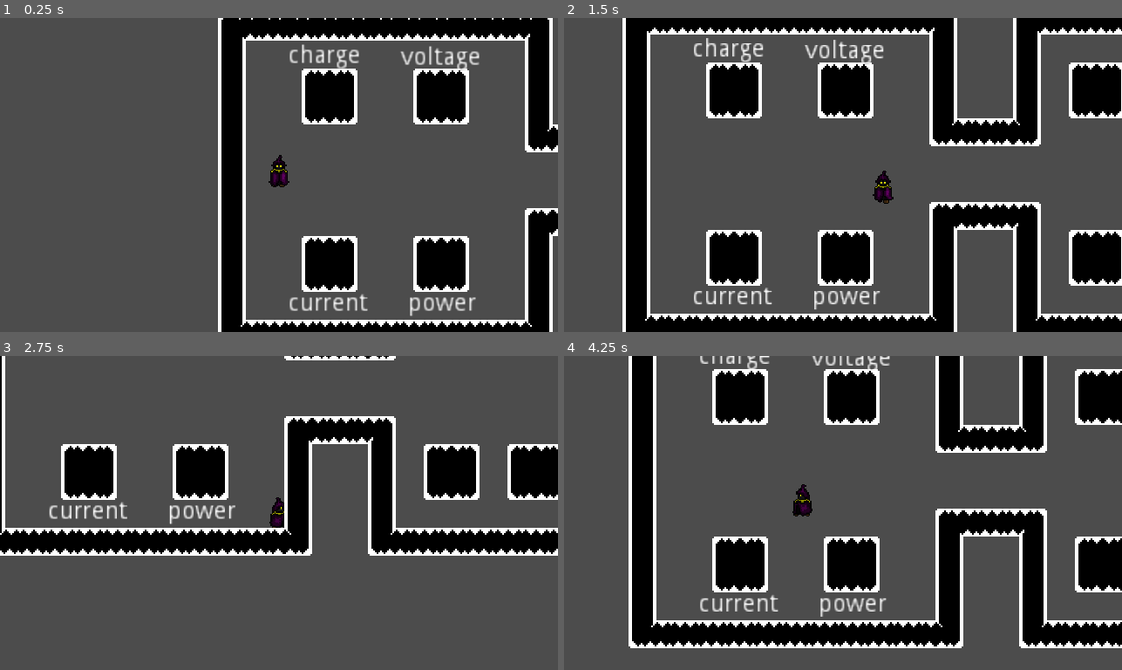
Above: before the commit, frames 1-4 (two rows, left to right).
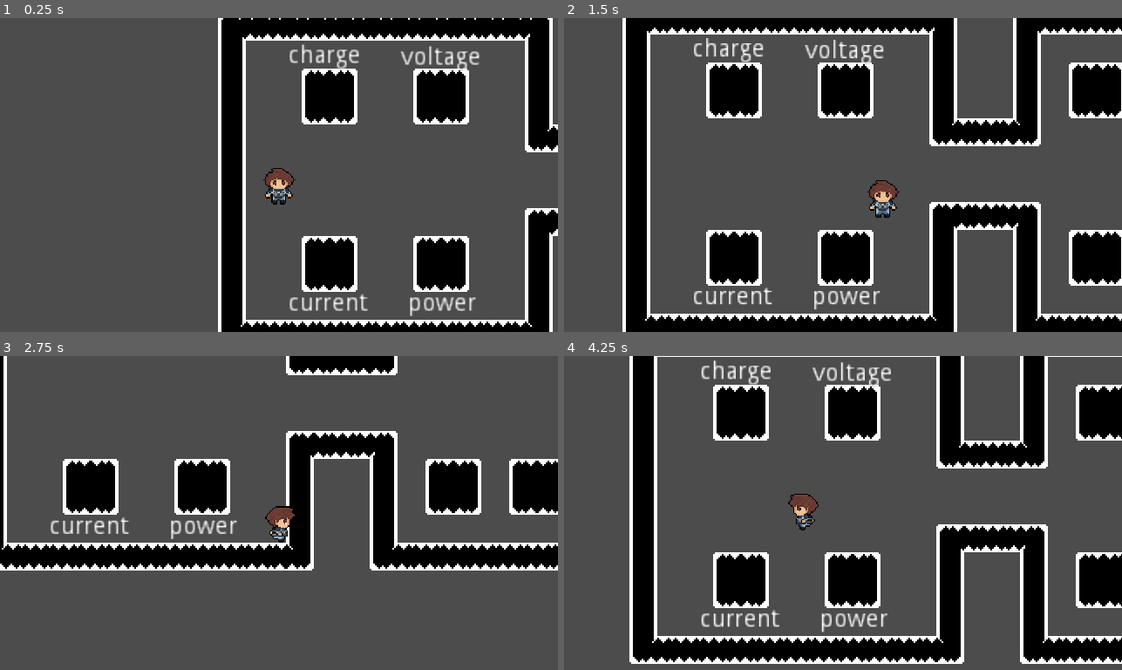
Above: after the commit, the same moments.

Repository: gabrielpisla/Thesis
Game: Godot game, scene res://World/World.tscn
The game is run twice, just before and just after one commit, with the same random seed, the same clock (stepped at 60 frames per second) and the same inputs.
Inputs:
- Up to frame 1 (0.25 s): no input
- Up to frame 2 (1.5 s): tap Enter at 0.5 s; hold Right (ui_right) 0.53-1.28 s; hold Down (ui_down) from 1.28 s (still down)
- Up to frame 3 (2.75 s): release Down (ui_down) at 2.03 s; hold Right (ui_right) from 2.03 s (still down)
- Up to frame 4 (4.25 s): release Right (ui_right) at 2.78 s; hold Up (ui_up) 2.78-3.53 s; hold Left (ui_left) from 3.53 s (still down)

The runs differ from the first frame. In frame 1, 0.5% of the frame differs, in the area x 47-53%, y 43-60%; in frame 2, 0.5%; in frame 3, 20%; in frame 4, 23%, in the area x 11-100%, y 0-99%.

Commit message:
Updated sprites added.

Diff:
--- a/untitled/Characters/Player/Animation/IdleBack.tres
+++ b/untitled/Characters/Player/Animation/IdleBack.tres
@@ -2,7 +2,7 @@
 
 [resource]
 resource_name = "Idle (Back)"
-length = 0.6
+length = 0.1
 loop = true
 tracks/0/type = "value"
 tracks/0/path = NodePath("Sprite:frame")
@@ -11,8 +11,8 @@
 tracks/0/imported = false
 tracks/0/enabled = true
 tracks/0/keys = {
-"times": PoolRealArray( 0, 0.1, 0.2, 0.3, 0.5 ),
-"transitions": PoolRealArray( 1, 1, 1, 1, 1 ),
+"times": PoolRealArray( 0 ),
+"transitions": PoolRealArray( 1 ),
 "update": 1,
-"values": [ 0, 2, 3, 4, 0 ]
+"values": [ 16 ]
 }
--- a/untitled/Characters/Player/Animation/IdleFront.tres
+++ b/untitled/Characters/Player/Animation/IdleFront.tres
@@ -2,17 +2,17 @@
 
 [resource]
 resource_name = "Idle (Front)"
-length = 0.6
+length = 0.1
 loop = true
 tracks/0/type = "value"
 tracks/0/path = NodePath("Sprite:frame")
-tracks/0/interp = 2
+tracks/0/interp = 1
 tracks/0/loop_wrap = true
 tracks/0/imported = false
 tracks/0/enabled = true
 tracks/0/keys = {
-"times": PoolRealArray( 0, 0.1, 0.2, 0.3, 0.5 ),
-"transitions": PoolRealArray( 1, 1, 1, 1, 1 ),
+"times": PoolRealArray( 0 ),
+"transitions": PoolRealArray( 1 ),
 "update": 1,
-"values": [ 10, 11, 12, 13, 14 ]
+"values": [ 0 ]
 }
--- a/untitled/Characters/Player/Animation/IdleLeft.tres
+++ b/untitled/Characters/Player/Animation/IdleLeft.tres
@@ -2,7 +2,7 @@
 
 [resource]
 resource_name = "Idle (Left)"
-length = 0.6
+length = 0.1
 loop = true
 tracks/0/type = "value"
 tracks/0/path = NodePath("Sprite:frame")
@@ -11,8 +11,8 @@
 tracks/0/imported = false
 tracks/0/enabled = true
 tracks/0/keys = {
-"times": PoolRealArray( 0, 0.1, 0.2, 0.3, 0.5 ),
-"transitions": PoolRealArray( 1, 1, 1, 1, 1 ),
+"times": PoolRealArray( 0 ),
+"transitions": PoolRealArray( 1 ),
 "update": 1,
-"values": [ 20, 22, 23, 24, 20 ]
+"values": [ 8 ]
 }
--- a/untitled/Characters/Player/Animation/IdleRight.tres
+++ b/untitled/Characters/Player/Animation/IdleRight.tres
@@ -2,7 +2,7 @@
 
 [resource]
 resource_name = "Idle (Right)"
-length = 0.6
+length = 0.1
 loop = true
 tracks/0/type = "value"
 tracks/0/path = NodePath("Sprite:frame")
@@ -11,8 +11,8 @@
 tracks/0/imported = false
 tracks/0/enabled = true
 tracks/0/keys = {
-"times": PoolRealArray( 0, 0.1, 0.2, 0.3, 0.5 ),
-"transitions": PoolRealArray( 1, 1, 1, 1, 1 ),
+"times": PoolRealArray( 0 ),
+"transitions": PoolRealArray( 1 ),
 "update": 1,
-"values": [ 30, 32, 33, 34, 30 ]
+"values": [ 24 ]
 }
--- a/untitled/Characters/Player/Animation/WalkBack.tres
+++ b/untitled/Characters/Player/Animation/WalkBack.tres
@@ -2,6 +2,7 @@
 
 [resource]
 resource_name = "Walk (Back)"
+length = 0.3
 loop = true
 tracks/0/type = "value"
 tracks/0/path = NodePath("Sprite:frame")
@@ -10,8 +11,8 @@
 tracks/0/imported = false
 tracks/0/enabled = true
 tracks/0/keys = {
-"times": PoolRealArray( 0, 0.1, 0.2, 0.3, 0.4, 0.5, 0.6, 0.7, 0.8, 0.9 ),
-"transitions": PoolRealArray( 1, 1, 1, 1, 1, 1, 1, 1, 1, 1 ),
+"times": PoolRealArray( 0, 0.1, 0.2 ),
+"transitions": PoolRealArray( 1, 1, 1 ),
 "update": 1,
-"values": [ 41, 42, 43, 44, 45, 46, 47, 48, 49, 40 ]
+"values": [ 17, 18, 19 ]
 }
--- a/untitled/Characters/Player/Animation/WalkFront.tres
+++ b/untitled/Characters/Player/Animation/WalkFront.tres
@@ -2,6 +2,7 @@
 
 [resource]
 resource_name = "Walk (Front)"
+length = 0.3
 loop = true
 tracks/0/type = "value"
 tracks/0/path = NodePath("Sprite:frame")
@@ -10,8 +11,8 @@
 tracks/0/imported = false
 tracks/0/enabled = true
 tracks/0/keys = {
-"times": PoolRealArray( 0, 0.1, 0.2, 0.3, 0.4, 0.5, 0.6, 0.7, 0.8, 0.9 ),
-"transitions": PoolRealArray( 1, 1, 1, 1, 1, 1, 1, 1, 1, 1 ),
+"times": PoolRealArray( 0, 0.1, 0.2 ),
+"transitions": PoolRealArray( 1, 1, 1 ),
 "update": 1,
-"values": [ 51, 52, 53, 54, 55, 56, 57, 58, 59, 50 ]
+"values": [ 1, 2, 3 ]
 }
--- a/untitled/Characters/Player/Animation/WalkLeft.tres
+++ b/untitled/Characters/Player/Animation/WalkLeft.tres
@@ -2,6 +2,7 @@
 
 [resource]
 resource_name = "Walk (Left)"
+length = 0.3
 loop = true
 tracks/0/type = "value"
 tracks/0/path = NodePath("Sprite:frame")
@@ -10,8 +11,8 @@
 tracks/0/imported = false
 tracks/0/enabled = true
 tracks/0/keys = {
-"times": PoolRealArray( 0, 0.1, 0.2, 0.3, 0.4, 0.5, 0.6, 0.7, 0.8, 0.9 ),
-"transitions": PoolRealArray( 1, 1, 1, 1, 1, 1, 1, 1, 1, 1 ),
+"times": PoolRealArray( 0.00045041, 0.1, 0.2 ),
+"transitions": PoolRealArray( 1, 1, 1 ),
 "update": 1,
-"values": [ 61, 62, 63, 64, 65, 66, 67, 68, 69, 60 ]
+"values": [ 9, 10, 11 ]
 }
--- a/untitled/Characters/Player/Player.gd
+++ b/untitled/Characters/Player/Player.gd
@@ -48,7 +48,7 @@
 			elif input_vector.y > 0:
 				spriteAnimator.play("Walk (Front)")
 		elif input_vector.x != 0:
-			sprite.scale.x = sign(input_vector.x) * 0.362
+			sprite.scale.x = sign(input_vector.x) * 0.724
 			spriteAnimator.play("Walk (Right)")
 	else:
 		if input_vector_hist.x > 0:
--- a/untitled/Characters/Player/Player.tscn
+++ b/untitled/Characters/Player/Player.tscn
@@ -1,20 +1,22 @@
-[gd_scene load_steps=12 format=2]
+[gd_scene load_steps=16 format=2]
 
-[ext_resource path="res://Characters/Player/player_mage_sheet.png" type="Texture" id=1]
-[ext_resource path="res://Characters/Player/Animation/WalkFront.tres" type="Animation" id=2]
-[ext_resource path="res://Characters/Player/Animation/IdleRight.tres" type="Animation" id=3]
-[ext_resource path="res://Characters/Player/Animation/WalkBack.tres" type="Animation" id=4]
-[ext_resource path="res://Characters/Player/Animation/IdleFront.tres" type="Animation" id=5]
-[ext_resource path="res://Characters/Player/Animation/IdleBack.tres" type="Animation" id=6]
-[ext_resource path="res://Characters/Player/Animation/IdleLeft.tres" type="Animation" id=7]
-[ext_resource path="res://Characters/Player/Animation/WalkLeft.tres" type="Animation" id=8]
-[ext_resource path="res://Characters/Player/Player.gd" type="Script" id=9]
+[ext_resource path="res://Characters/Player/Player.gd" type="Script" id=1]
+[ext_resource path="res://Characters/Player/character_movement_sheet.png" type="Texture" id=2]
+[ext_resource path="res://Characters/Player/Animation/IdleBack.tres" type="Animation" id=3]
+[ext_resource path="res://Characters/Player/Animation/IdleFront.tres" type="Animation" id=4]
+[ext_resource path="res://Characters/Player/Animation/IdleLeft.tres" type="Animation" id=5]
+[ext_resource path="res://Characters/Player/Animation/IdleRight.tres" type="Animation" id=6]
+[ext_resource path="res://Characters/Player/Animation/WalkBack.tres" type="Animation" id=7]
+[ext_resource path="res://Characters/Player/Animation/WalkFront.tres" type="Animation" id=8]
+[ext_resource path="res://Characters/Player/Animation/WalkLeft.tres" type="Animation" id=9]
 
-[sub_resource type="RectangleShape2D" id=1]
-extents = Vector2( 3, 7 )
+[sub_resource type="CapsuleShape2D" id=1]
+radius = 4.19788
+height = 5.94353
 
-[sub_resource type="Animation" id=2]
-resource_name = "Walk (Right)"
+[sub_resource type="Animation" id=3]
+resource_name = "Walk (Back-Left)"
+length = 0.3
 loop = true
 tracks/0/type = "value"
 tracks/0/path = NodePath("Sprite:frame")
@@ -23,39 +25,111 @@
 tracks/0/imported = false
 tracks/0/enabled = true
 tracks/0/keys = {
-"times": PoolRealArray( 0, 0.1, 0.2, 0.3, 0.4, 0.5, 0.6, 0.7, 0.8, 0.9 ),
-"transitions": PoolRealArray( 1, 1, 1, 1, 1, 1, 1, 1, 1, 1 ),
+"times": PoolRealArray( 0, 0.1, 0.2 ),
+"transitions": PoolRealArray( 1, 1, 1 ),
 "update": 1,
-"values": [ 71, 72, 73, 74, 75, 76, 77, 78, 79, 70 ]
+"values": [ 31, 30, 29 ]
+}
+
+[sub_resource type="Animation" id=4]
+resource_name = "Walk (Back-Right)"
+length = 0.3
+loop = true
+tracks/0/type = "value"
+tracks/0/path = NodePath("Sprite:frame")
+tracks/0/interp = 1
+tracks/0/loop_wrap = true
+tracks/0/imported = false
+tracks/0/enabled = true
+tracks/0/keys = {
+"times": PoolRealArray( 0, 0.1, 0.2 ),
+"transitions": PoolRealArray( 1, 1, 1 ),
+"update": 1,
+"values": [ 20, 21, 22 ]
+}
+
+[sub_resource type="Animation" id=6]
+resource_name = "Walk (Front-Left)"
+length = 0.3
+loop = true
+tracks/0/type = "value"
+tracks/0/path = NodePath("Sprite:frame")
+tracks/0/interp = 1
+tracks/0/loop_wrap = true
+tracks/0/imported = false
+tracks/0/enabled = true
+tracks/0/keys = {
+"times": PoolRealArray( 0, 0.1, 0.2 ),
+"transitions": PoolRealArray( 1, 1, 1 ),
+"update": 1,
+"values": [ 5, 6, 7 ]
+}
+
+[sub_resource type="Animation" id=5]
+resource_name = "Walk (Front-Right)"
+length = 0.3
+loop = true
+tracks/0/type = "value"
+tracks/0/path = NodePath("Sprite:frame")
+tracks/0/interp = 1
+tracks/0/loop_wrap = true
+tracks/0/imported = false
+tracks/0/enabled = true
+tracks/0/keys = {
+"times": PoolRealArray( 0, 0.1, 0.2 ),
+"transitions": PoolRealArray( 1, 1, 1 ),
+"update": 1,
+"values": [ 14, 13, 12 ]
+}
+
+[sub_resource type="Animation" id=2]
+resource_name = "Walk (Right)"
+length = 0.3
+loop = true
+tracks/0/type = "value"
+tracks/0/path = NodePath("Sprite:frame")
+tracks/0/interp = 1
+tracks/0/loop_wrap = true
+tracks/0/imported = false
+tracks/0/enabled = true
+tracks/0/keys = {
+"times": PoolRealArray( 0, 0.1, 0.2 ),
+"transitions": PoolRealArray( 1, 1, 1 ),
+"update": 1,
+"values": [ 25, 26, 27 ]
 }
 
 [node name="Player" type="KinematicBody2D"]
-script = ExtResource( 9 )
+script = ExtResource( 1 )
 ACCELERATION = 600
 MAX_SPEED = 140
 FRICTION = 0.75
 
 [node name="Sprite" type="Sprite" parent="."]
-position = Vector2( 0, -10 )
-scale = Vector2( 0.362, 0.319 )
-texture = ExtResource( 1 )
-vframes = 8
-hframes = 10
-frame = 20
+position = Vector2( 0.599556, -1.94857 )
+scale = Vector2( 0.72364, 0.72364 )
+texture = ExtResource( 2 )
+vframes = 4
+hframes = 8
+frame = 30
 
 [node name="Collider" type="CollisionShape2D" parent="."]
-position = Vector2( 0, -7 )
+position = Vector2( -0.449677, 1.69364 )
 shape = SubResource( 1 )
 
 [node name="SpriteAnimator" type="AnimationPlayer" parent="."]
 autoplay = "Idle (Front)"
-"anims/Idle (Back)" = ExtResource( 6 )
-"anims/Idle (Front)" = ExtResource( 5 )
-"anims/Idle (Left)" = ExtResource( 7 )
-"anims/Idle (Right)" = ExtResource( 3 )
-"anims/Walk (Back)" = ExtResource( 4 )
-"anims/Walk (Front)" = ExtResource( 2 )
-"anims/Walk (Left)" = ExtResource( 8 )
+"anims/Idle (Back)" = ExtResource( 3 )
+"anims/Idle (Front)" = ExtResource( 4 )
+"anims/Idle (Left)" = ExtResource( 5 )
+"anims/Idle (Right)" = ExtResource( 6 )
+"anims/Walk (Back)" = ExtResource( 7 )
+"anims/Walk (Back-Left)" = SubResource( 3 )
+"anims/Walk (Back-Right)" = SubResource( 4 )
+"anims/Walk (Front)" = ExtResource( 8 )
+"anims/Walk (Front-Left)" = SubResource( 6 )
+"anims/Walk (Front-Right)" = SubResource( 5 )
+"anims/Walk (Left)" = ExtResource( 9 )
 "anims/Walk (Right)" = SubResource( 2 )
 
 [node name="CameraFollow" type="RemoteTransform2D" parent="."]
--- a/untitled/World/World.tscn
+++ b/untitled/World/World.tscn
@@ -1,26 +1,27 @@
 [gd_scene load_steps=5 format=2]
 
-[ext_resource path="res://Characters/Player/Player.tscn" type="PackedScene" id=1]
-[ext_resource path="res://World/World.gd" type="Script" id=2]
-[ext_resource path="res://World/Tileset/temp_tileset.tscn" type="PackedScene" id=3]
-[ext_resource path="res://Levels/Tutorial.tscn" type="PackedScene" id=4]
+[ext_resource path="res://World/World.gd" type="Script" id=1]
+[ext_resource path="res://World/Tileset/temp_tileset.tscn" type="PackedScene" id=2]
+[ext_resource path="res://Levels/Tutorial.tscn" type="PackedScene" id=3]
+[ext_resource path="res://Characters/Player/Player.tscn" type="PackedScene" id=4]
 
 [node name="World" type="Node"]
-script = ExtResource( 2 )
+script = ExtResource( 1 )
 
-[node name="Player" parent="." instance=ExtResource( 1 )]
-position = Vector2( 35, 101 )
-
-[node name="CameraFollow" parent="Player" index="3"]
-remote_path = NodePath("../../Camera2D")
-
-[node name="temp_tileset" parent="." instance=ExtResource( 3 )]
+[node name="temp_tileset" parent="." instance=ExtResource( 2 )]
 
 [node name="Camera2D" type="Camera2D" parent="."]
 position = Vector2( 35, 93 )
 current = true
 smoothing_enabled = true
 
-[node name="Tutorial" parent="." instance=ExtResource( 4 )]
+[node name="Tutorial" parent="." instance=ExtResource( 3 )]
+
+[node name="Player" parent="." instance=ExtResource( 4 )]
+editor/display_folded = true
+position = Vector2( 35, 101 )
+
+[node name="CameraFollow" parent="Player" index="3"]
+remote_path = NodePath("../../Camera2D")
 
 [editable path="Player"]
Binary file added: untitled/Characters/Player/character_movement_sheet.png
Not shown, added: untitled/Characters/Player/character_movement_sheet.png.import
